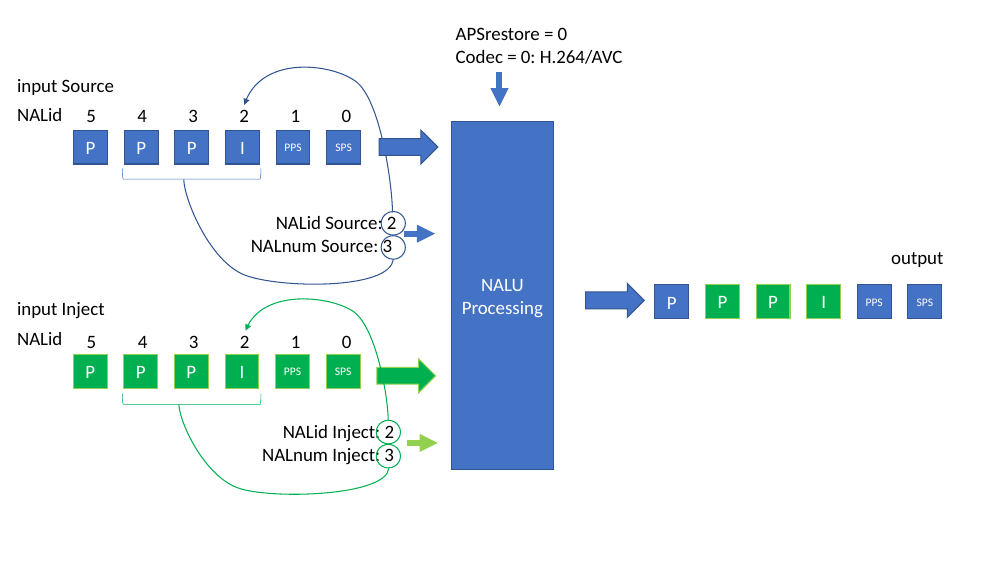
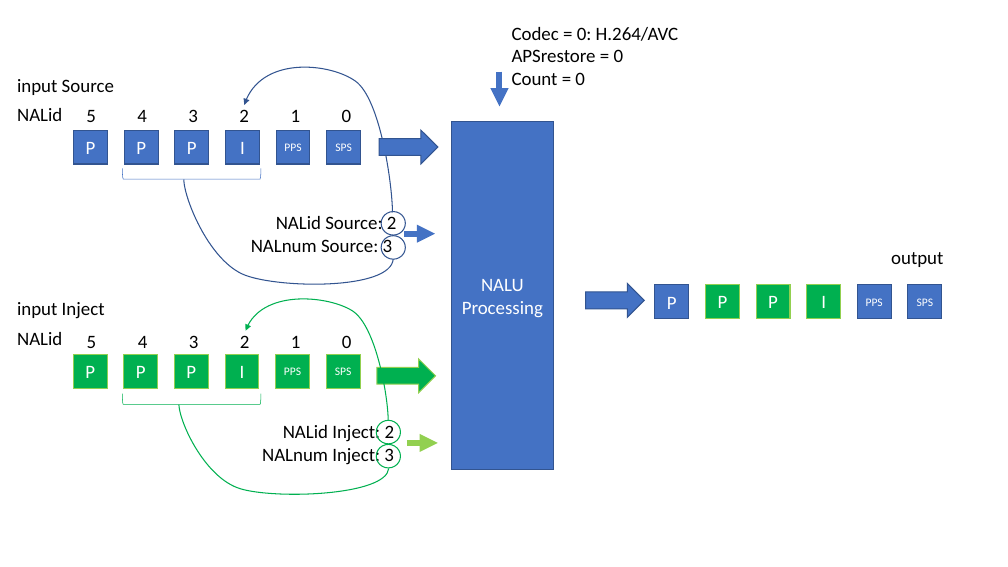
Before and after one commit to IDLabMedia/NALUProcessing, a slide deck: slide 2 of docs/NALUProcessing.pptx. Drawn at 1008x567 pixels with LibreOffice and Linux fonts; fonts in the diff are those of the drawing. Boxes give left, top, right and bottom in pixels: in the first picture for what was removed or moved away, otherwise in the second. Text is boxed around its words. In the diff, an @@ line names an element or a change of style, - is before the commit and + after.

Commit message:
command line parameter change: Count, APSrestore

```diff
--- a/docs/NALUProcessing.pptx
+++ b/docs/NALUProcessing.pptx
@@ text "Codec = 0: H.264/AVC" moved from (x1=456, y1=27, x2=623, y2=64) to (x1=512, y1=27, x2=679, y2=85) @@
@@ text at (x1=512, y1=27, x2=679, y2=41): paragraph added @@
+Codec = 0: H.264/AVC
@@ text at (x1=512, y1=72, x2=585, y2=85): text changed @@
-Codec = 0: H.264/AVC
+Count = 0
```
Also in this commit, not shown: 2 other slides changed, 5 other files.
